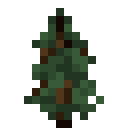
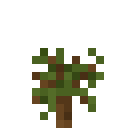
Layered file, before and after one edit (128 x 128). Changes by layer:
added group "hazelnut" with 3 layers above "walnut" over (32, 48, 104, 128)
added layer "Layer 45" in group "hazelnut" over (32, 48, 104, 128)
hid group "Spruce" (4 layers) over (24, 8, 104, 128)
